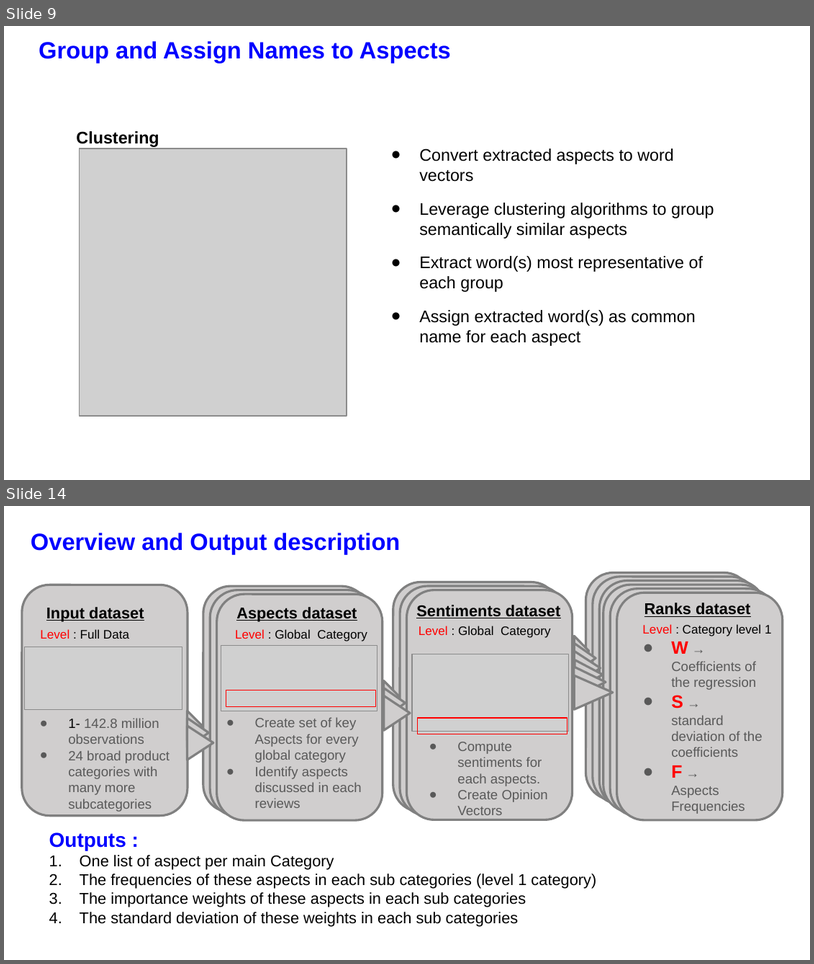
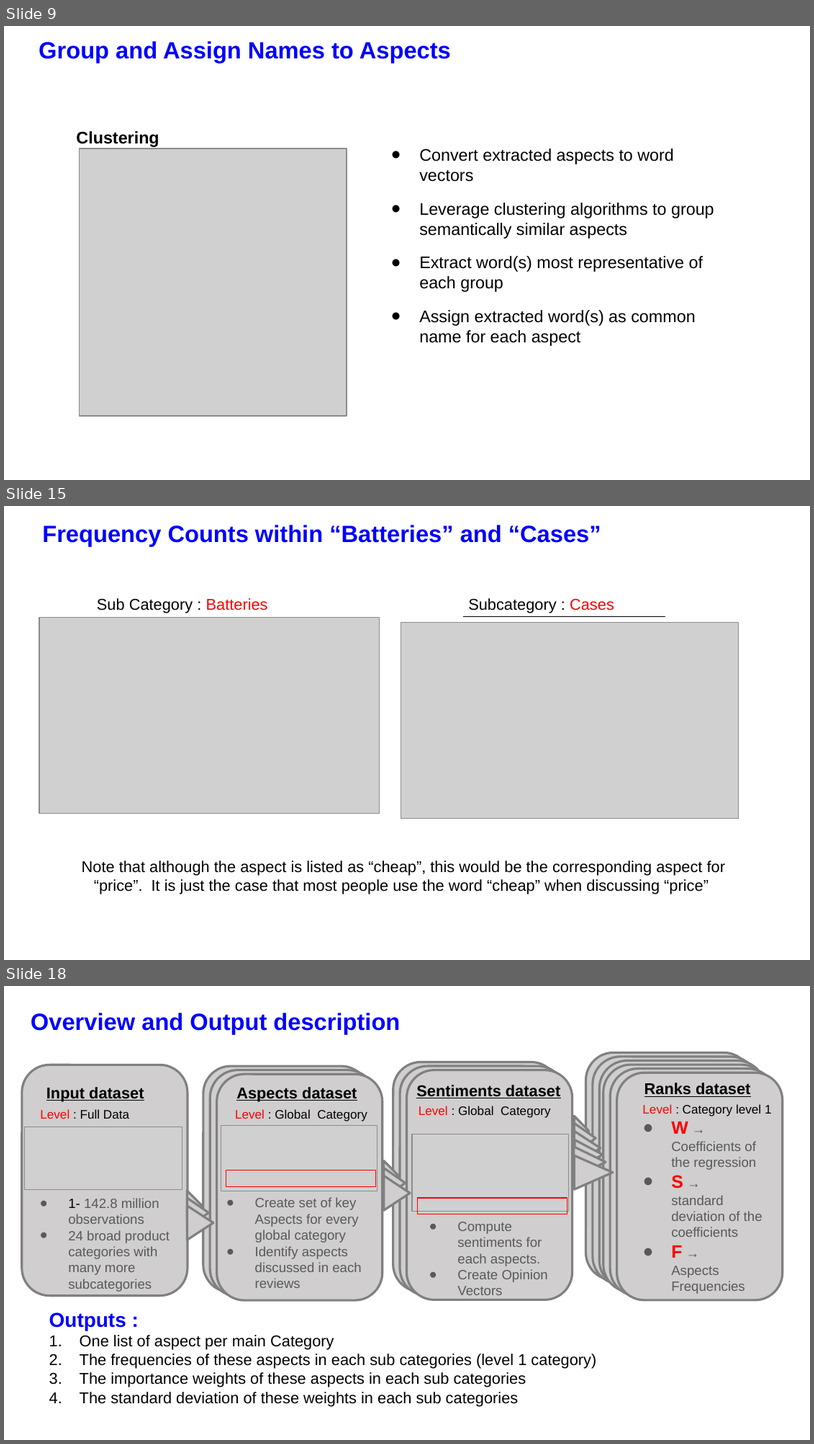
Before and after one commit to CedricJ08/aspect-analysis, a slide deck: Report/Final Presentation Slides.pptx. Shown one above the other, each under a label of ours: slides 9 and 14 before the commit, slides 9, 15 and 18 after it; the slides between them are not shown. The pictures are 814x964 and 814x1444 pixels, drawn with LibreOffice and Linux fonts; fonts in the diff are those of the drawing; grey boxes stand for pictures; background and template pictures are left out. Boxes give left, top, right and bottom in pixels: in the first picture for what was removed or moved away, otherwise in the second. Text is boxed around its words. In the diff, an @@ line names an element or a change of style, - is before the commit and + after.

```diff
--- a/Report/Final Presentation Slides.pptx
+++ b/Report/Final Presentation Slides.pptx
@@ slide 15 added at (4,506,810,960), background picture (left out) @@
@@ text added at (42,525,602,546), 21 pt, text #0000FF, bold @@
+Frequency Counts within “Batteries” and “Cases”
@@ text added at (97,598,268,613), 14 pt, text #000000 @@
+Sub Category : Batteries
@@ text added at (468,598,615,613), 14 pt, text #000000 @@
+Subcategory : Cases
@@ picture added at (39,618,380,813) @@
@@ line added from (90, 618) to (305, 618), #000000 1 pt @@
@@ picture added at (401,622,738,818) @@
@@ line added from (463, 616) to (666, 616), #000000 1 pt @@
@@ text added at (82,860,725,894), 14 pt, text #000000 @@
+Note that although the aspect is listed as “cheap”, this would be the corresponding aspect for “price”. It is just the case that most people use the word “cheap” when discussing “price”
@@ what was slide 14 is now slide 18 @@
```
Also in this commit, not shown: 4 slides changed, 3 other slides added, 2 slides removed, 2 other files.
